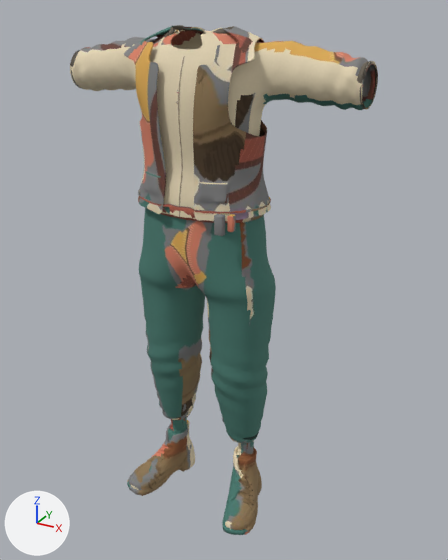
What one commit did to the glTF model data/characters/traveller-v2/outfits/festival-traveller/festival-traveller.glb.
Both versions are drawn from a 50 mm camera at (0.88, -1.464, 1.531) aimed at (0.052, 0.042, 0.778). The lights are fixed; the arrows at lower left show +X, +Y and +Z. The first picture is the older version. Vertices at exactly the same position are counted once.

Objects in the first picture: 'FestivalBoots', 'FestivalSash', 'FestivalShirt', 'FestivalTrousers', 'PatchworkVest'.
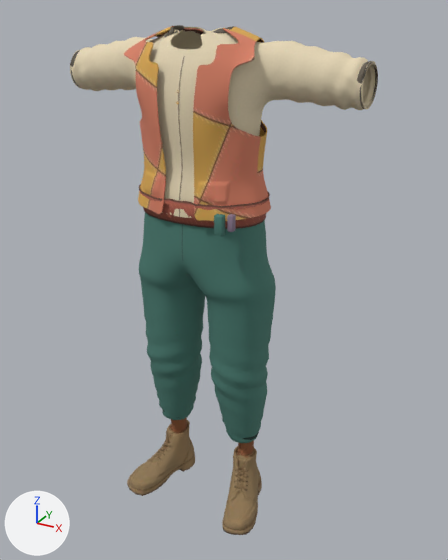
Where the change shows, as pixel boxes (x1, y1, x2, y2) in the pictures (448 x 560 px; the box of a moved part takes in the faces that stretch with it):
'FestivalSash', reshaped (10% taller)
    before: (138, 189, 271, 236)
    after: (139, 184, 270, 236)
part 1 of me_festivalboots, surface changed
    both: (127, 418, 257, 535)
part 2 of me_festivalsash, moved or reshaped
    before: (138, 189, 271, 223)
    after: (139, 184, 270, 229)
part 3 of me_festivalshirt, surface changed
    both: (72, 27, 378, 136)
part 4 of me_festivaltrousers, surface changed (darker)
    both: (145, 213, 265, 443)
part 5 of me_patchworkvest, surface changed
    both: (124, 26, 271, 221)

The change in detail:
me_festivalboots has 3301 vertices, 6406 faces and spans x -0.236..0.237, y -0.165..0.108, z 0.0..0.287.
me_festivalboots is used by ob_festivalboots; location (0.0, 0.0, 0.0).
me_festivalboots part 1: texture (UV) coordinates of 6176 of 6406 faces, centred in x -0.236..0.236, y -0.164..0.107, z 0.0..0.279, changed; they spanned u 0.11..0.96, v 0.0..0.79 and now span u 0.0..0.91, v 0.0..0.94.
me_festivalsash is used by ob_festivalsash; location (0.0, 0.0, 0.0).
me_festivalsash had 304 vertices, 600 faces and spanned x -0.201..0.202, y -0.133..0.159, z 0.987..1.043.
me_festivalsash now has 304 vertices, 600 faces and spans x -0.198..0.198, y -0.133..0.157, z 0.987..1.058.
me_festivalsash part 2: 192 of 304 vertices moved; they spanned x -0.201..0.202, y -0.124..0.159, z 1.005..1.043 and now span x -0.198..0.198, y -0.122..0.157, z 0.99..1.058; mean shift (0.0, 0.0, 0.0); largest move (-0.174, -0.057, 1.043) -> (-0.17, -0.056, 1.058).
me_festivalshirt has 7780 vertices, 15091 faces and spans x -0.445..0.445, y -0.113..0.147, z 1.012..1.487.
me_festivalshirt is used by ob_festivalshirt; location (0.0, 0.0, 0.0).
me_festivalshirt part 3: 10056 kept faces spanning x -0.444..0.444, y -0.084..0.147, z 1.015..1.485 get new texture (UV) coordinates.
me_festivaltrousers has 7175 vertices, 14144 faces and spans x -0.222..0.222, y -0.105..0.144, z 0.242..1.087.
me_festivaltrousers is used by ob_festivaltrousers; location (0.0, 0.0, 0.0).
me_festivaltrousers part 4: 11823 kept faces spanning x -0.189..0.222, y -0.105..0.144, z 0.242..1.087 get new texture (UV) coordinates.
me_patchworkvest has 3410 vertices, 6404 faces and spans x -0.2..0.202, y -0.123..0.158, z 1.014..1.487.
me_patchworkvest is used by ob_patchworkvest; location (0.0, 0.0, 0.0).
me_patchworkvest part 5: texture (UV) coordinates of 5190 of 6404 faces, centred in x -0.199..0.2, y -0.122..0.157, z 1.014..1.486, changed; they spanned u 0.0..0.97, v 0.04..0.92 and now span u 0.1..0.98, v 0.0..0.93.
